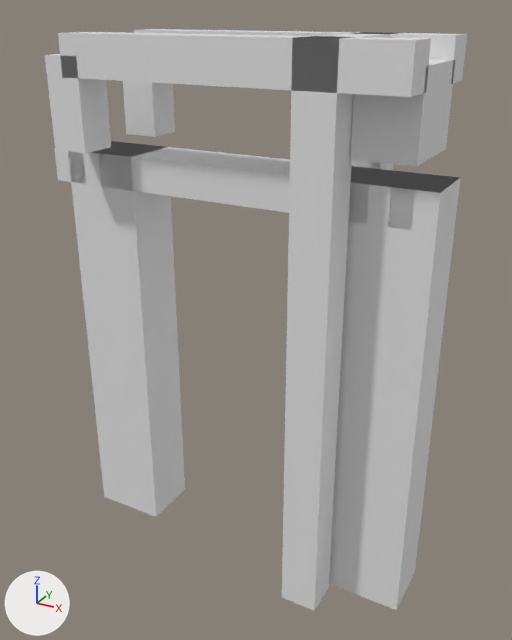
The glTF model models/bleskensgraaf-ca/bleskensgraaf-ca-brug-1bd76ff7/bleskensgraaf-ca-brug-1bd76ff7.glb, before and after one commit.
Both versions are drawn from a 50 mm camera at (8.19, -14.0, 3.62) aimed at (0.38, 0.19, -3.48). Lighting does not change. The marker at lower left points along +X, +Y and +Z. The picture after the commit comes second.

The scene before the commit, as lines of its bpy script (objects in view):
```python
ob_building_balans = bpy.data.objects.new('building:balans', me_balans)
ob_building_balans.location = (0.0, 0.0, 0.0)
ob_building_balans_2 = bpy.data.objects.new('building:balans 2', me_balans_2)
ob_building_balans_2.location = (0.0, 0.0, 0.0)
ob_building_contragewicht = bpy.data.objects.new('building:contragewicht', me_contragewicht)
ob_building_contragewicht.location = (0.0, 0.0, 0.0)
ob_building_hamei = bpy.data.objects.new('building:hamei', me_hamei)
ob_building_hamei.location = (0.0, 0.0, 0.0)
ob_building_hamei_2 = bpy.data.objects.new('building:hamei 2', me_hamei_2)
ob_building_hamei_2.location = (0.0, 0.0, 0.0)
ob_building_hangstang = bpy.data.objects.new('building:hangstang', me_hangstang)
ob_building_hangstang.location = (0.0, 0.0, 0.0)
ob_building_hangstang_2 = bpy.data.objects.new('building:hangstang 2', me_hangstang_2)
ob_building_hangstang_2.location = (0.0, 0.0, 0.0)
ob_building_portaal = bpy.data.objects.new('building:portaal', me_portaal)
ob_building_portaal.location = (0.0, 0.0, 0.0)
ob_road_landhoofd__aangenomen__2 = bpy.data.objects.new('road:landhoofd (aangenomen) 2', me_landhoofd__aangenomen__2)
ob_road_landhoofd__aangenomen__2.location = (0.0, 0.0, 0.0)
# also in view: 'road:dek' at (0.0, 0.0, 0.04); 'road:landhoofd (aangenomen)' at (-3.65, 0.05, -4.78)
```
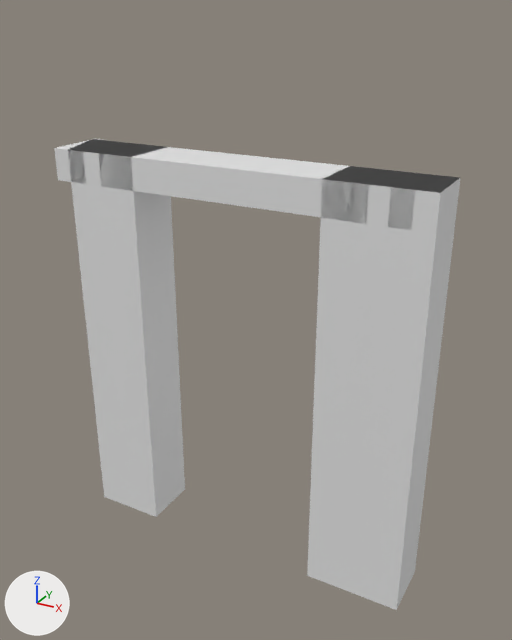
What differs and where, as boxes (x1, y1, x2, y2) in the pictures (512 x 640 px):
'building:hamei 2', deleted
    before: (282, 36, 354, 611)
'building:balans 2', deleted
    before: (58, 32, 431, 97)
'building:contragewicht', deleted
    before: (350, 59, 454, 166)
'building:hangstang 2', deleted
    before: (45, 54, 111, 154)
'building:hangstang', deleted
    before: (123, 81, 175, 137)
'building:balans', deleted
    before: (134, 29, 467, 84)
'building:hamei', deleted
    before: (350, 32, 397, 170)
'building:portaal', deleted
    before: (308, 33, 389, 38)

The change in detail:
Object 'building:hamei' (ob_building_hamei) is deleted.
Object 'building:hamei 2' (ob_building_hamei_2) is deleted.
Object 'building:portaal' (ob_building_portaal) is deleted.
Object 'building:balans' (ob_building_balans) is deleted.
Object 'building:hangstang' (ob_building_hangstang) is deleted.
Object 'building:balans 2' (ob_building_balans_2) is deleted.
Object 'building:hangstang 2' (ob_building_hangstang_2) is deleted.
Object 'building:contragewicht' (ob_building_contragewicht) is deleted.
